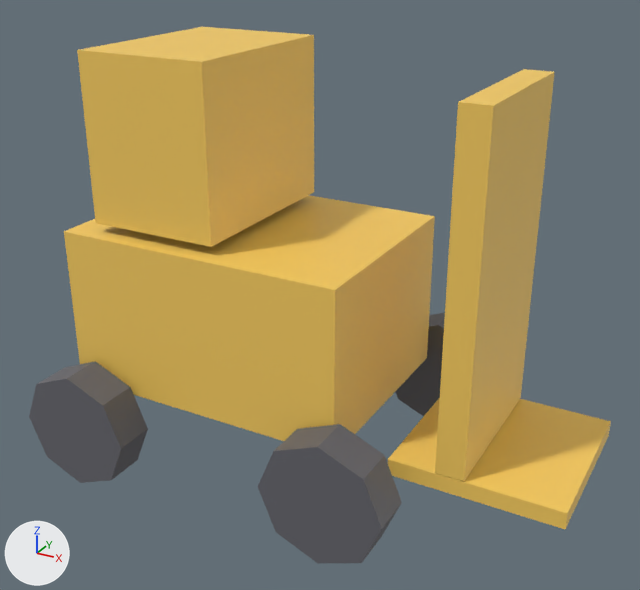
Two versions of the glTF model public/studio/v2.15.0/d_forklift/model.glb, one commit apart.
The view is the same before and after, from a 50 mm lens placed at (3.11, -5.19, 2.94), pointed at (0.3, -0.08, 0.38). The lights are fixed; the arrows at lower left show +X, +Y and +Z. The picture after the commit comes second. Where no turn or scale is listed for an object, it has been applied to the vertices.

Names of what the first picture shows: 'part0', 'part1', 'part2', 'part3', 'part4', 'part5', 'part7'.
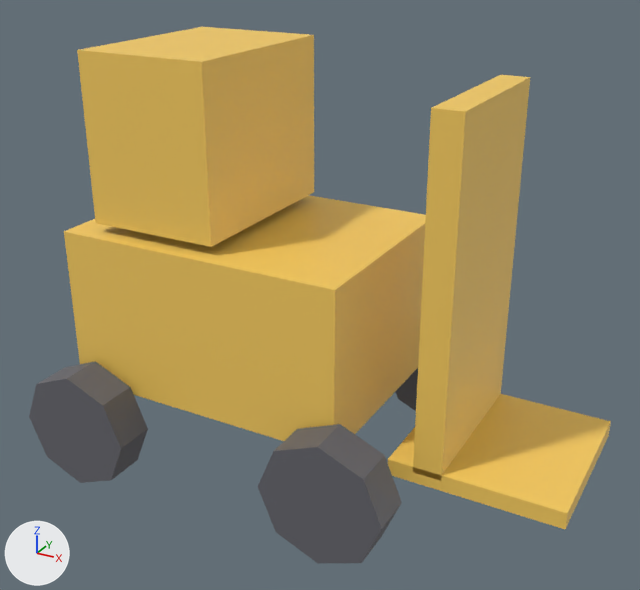
Boxes [x1, y1, x2, y2] around the edits, measured in the pictures (640 x 590 px):
'part2', moved: before [435, 69, 555, 481]; after [413, 75, 530, 481]
'part4', unchanged, covered by the edit: before [395, 312, 445, 416]; after [395, 368, 418, 411]

The change, as a list of edits to the scene's bpy script:
```text
Change me_geometry_2:
    used by ob_part2; location = (0.0, 0.0, 0.0)
    remove me_geometry_2.from_pydata(...)  # 8 vertices, 12 faces; spans x 1.44..1.64, y -0.6..0.6, z -0.43..1.97
    add me_geometry_2.from_pydata(...)  # 8 vertices, 12 faces; spans x 1.28..1.48, y -0.6..0.6, z -0.48..1.92
    me_geometry_2 part 1: the whole mesh is moved by (-0.15, 0.0, -0.05)
```
